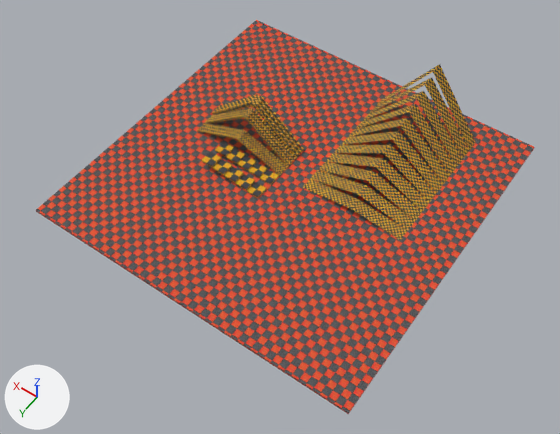
An edit to the Blender file level/debug/blend/debugLevel.blend, drawn before and after from the same camera.
Rendered twice from a 50 mm camera at (-40.6, 60.1, 83.6) aimed at (-0.6, 4.1, -4.5). The axes (+X, +Y, +Z) are drawn at lower left. The lights are the same throughout.

In view in the first picture: 'Cube-col', 'Cube-col.001', 'Cube-col.002', 'Cube-col.003', 'Cube-col.004', 'floor-col', 'ramp-col'.
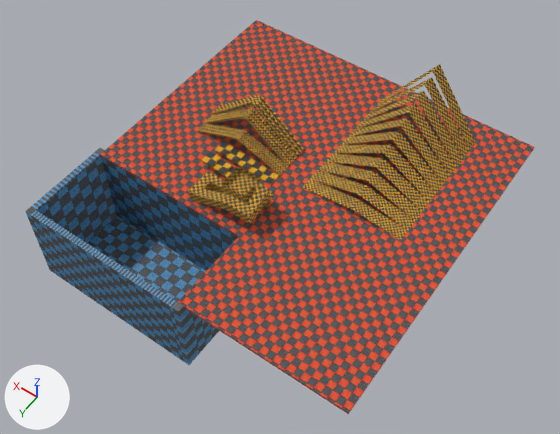
Diff of the bpy script that builds the scene:
```diff
--- a/level/debug/blend/debugLevel.blend.py
+++ b/level/debug/blend/debugLevel.blend.py
@@ img_debugblue_jpg @@
+img_debugblue_jpg = load_image('debugBlue.jpg', '../../../textures/level/debug/debugBlue.jpg', 360, 360, 'sRGB')
@@ mat_debug_blue @@
+mat_debug_blue = principled_material('debug_Blue')
+mat_debug_blue.texture = img_debugblue_jpg
@@ me_cube_001 @@
 # used by ob_floor_col; location = (0.0, 0.0, -0.2); scale = (25.4, 25.4, 0.209)
-me_cube_001.from_pydata(...)  # 8 vertices, 6 faces; spans x -1.0..1.0, y -1.0..1.0, z -1.0..1.0
+me_cube_001.from_pydata(...)  # 86 vertices, 84 faces, 1 loose edge; spans x -1.0..1.04, y -1.0..1.04, z -68.03..1.0
+# me_cube_001 part 1
+# 6 faces are deleted
+# 21 vertices are added at x -1.0..1.04, y 0.0..1.04, z -68.03..1.0
+# 6 new vertices lie (1.0, 0.0, 0.0) away from vertices in x -1.0, y -1.0..1.0, z -1.0..1.0
+# 6 new vertices lie (0.0, 0.5, 0.0) away from vertices in x -1.0..1.0, y 0.0, z -1.0..1.0
+# 9 new vertices lie (0.0, 0.0, -67.03) away from vertices in x 0.0..1.0, y 0.5..1.0, z -1.0
+# 6 new vertices lie (-0.04, 0.0, 0.0) away from vertices in x 0.0, y 0.5..1.04, z -68.03..-1.0
+# 8 new vertices lie (0.0, 0.0, 1.92) away from vertices in x -0.04..1.0, y 0.5..1.04, z -1.0
+# 6 new vertices lie (1.0, 0.0, 0.0) away from vertices in x 0.0, y 1.0..1.04, z -68.03..0.92
+# 11 new vertices lie (0.04, 0.0, 0.0) away from vertices in x 1.0, y 0.5..1.04, z -68.03..0.92
+# 5 new vertices lie (0.0, -0.04, 0.0) away from vertices in x 1.0..1.04, y 0.5, z -68.03..0.92
+# 1 loose edge is added
+# 28 new faces join them, mat_debug_orange (picture img_debugred_jpg)
+# 56 new faces join them, mat_debug_blue (picture img_debugblue_jpg)
 me_cube_001.materials.append(mat_debug_orange)
+me_cube_001.materials.append(mat_debug_blue)  # picture img_debugblue_jpg
@@ me_cube_004 @@
+me_cube_004.from_pydata(...)  # 126 vertices, 125 faces; spans x -2.18..3.44, y -1.1..1.94, z -1.42..1.58
+me_cube_004.materials.append(mat_debug_yellow)  # picture img_debugorange_jpg_001
@@ ob_cube_col_005 @@
+ob_cube_col_005 = bpy.data.objects.new('Cube-col.005', me_cube_004)
+ob_cube_col_005.location = (3.0, 8.0, 1.9)
+ob_cube_col_005.scale = (1.89, 1.89, 1.89)
```

What differs and where, as boxes [x1, y1, x2, y2] in the pictures (560 x 434 px):
'floor-col', reshaped
    before: [36, 20, 534, 414]
    after: [25, 20, 534, 414]
'Cube-col.005', added (brown)
    after: [188, 166, 274, 223]
